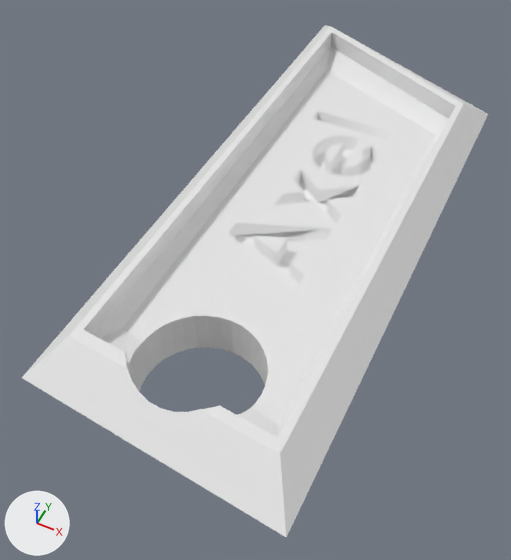
Two versions of the Blender file My Creations/keychain01_AxelCarter_v01.blend, one commit apart.
Before and after are seen from a camera (50 mm lens) standing at (1.08, -2.52, 2.88) and looking at (-0.15, -0.06, -0.2). Every picture has the same lights, and +X, +Y and +Z are marked at lower left. The older version comes first.
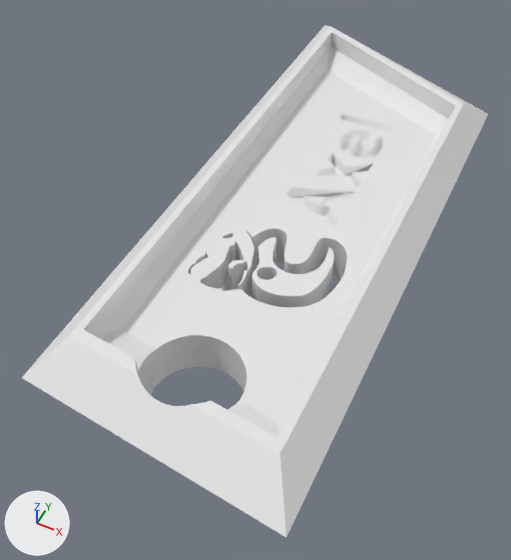
ob_text is not drawn itself; it is used by a modifier of ob_cube.
ob_cylinder is not drawn itself; it is used by a modifier of ob_cube.
ob_curve_002 is not drawn itself; it is used by a modifier of ob_cube.

Location of each change, (x1, y1, x2, y2) in pixels of the pictures (511 x 560 px):
'Cube', modifiers changed, reshaped
    both: (22, 25, 488, 537)

The edits, one by one:
Material 'SVGMat' (mat_svgmat) is new.
Its base color is (0.0, 0.0, 0.0) (black #000000).
Mesh me_curve_002 is new.
It has 4254 vertices, 6369 faces and spans x 0.0164..0.0611, y 0.0089..0.0641, z 0.0..0.037.
It uses material mat_svgmat (black #000000).
Object 'Cube' (ob_cube) gains a BOOLEAN modifier named 'Boolean.002'.
Modifier setting: object = ob_curve_002.
Object 'Text' (ob_text) moves from (0.2, -0.3, 0.134) to (0.2, 0.2, 0.134).
Object 'Text' (ob_text) is rescaled from (1.0, 1.0, 1.0) to (0.7, 0.7, 0.7).
Object 'Cylinder' (ob_cylinder) moves from (0.0, -0.946, 0.0) to (0.0, -1.0, 0.0).
Object 'Cylinder' (ob_cylinder) is rescaled from (0.32, 0.32, 0.8) to (0.247, 0.247, 0.617).
Object 'Curve.002' (ob_curve_002) is new; it shows me_curve_002.
Its location is (0.5, -0.7, -0.273).
Its rotation in degrees is (0, 0, 90).
Its scale is (13.5, 13.5, 13.5).
It is now shown.
